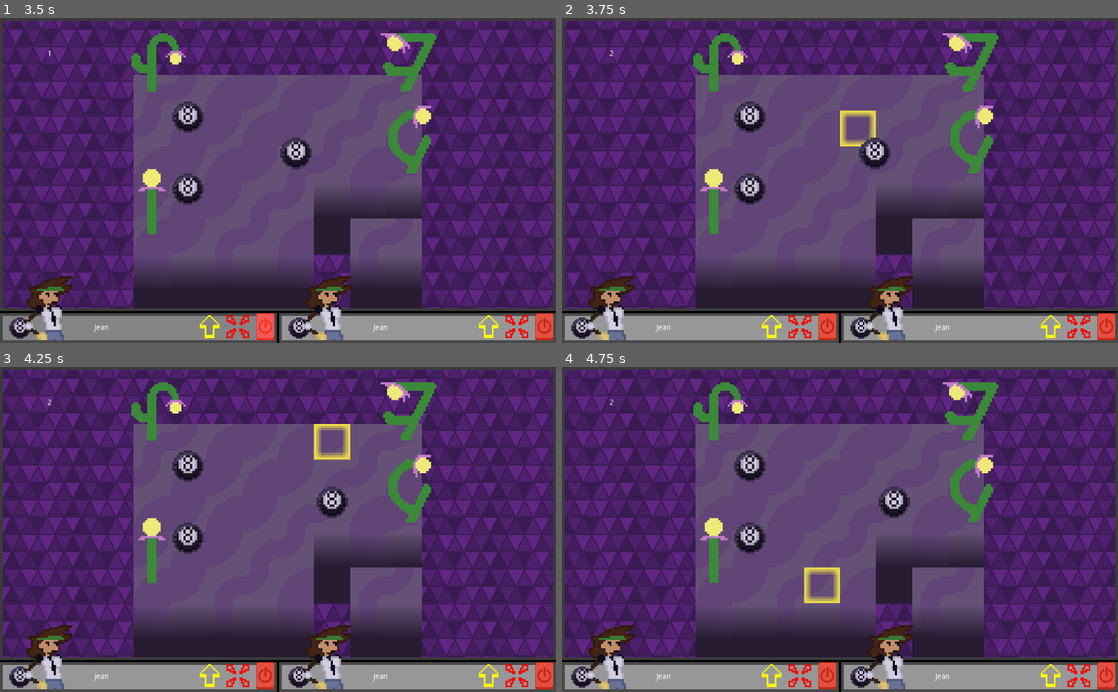
Above: before the commit, frames 1-4 (two rows, left to right).
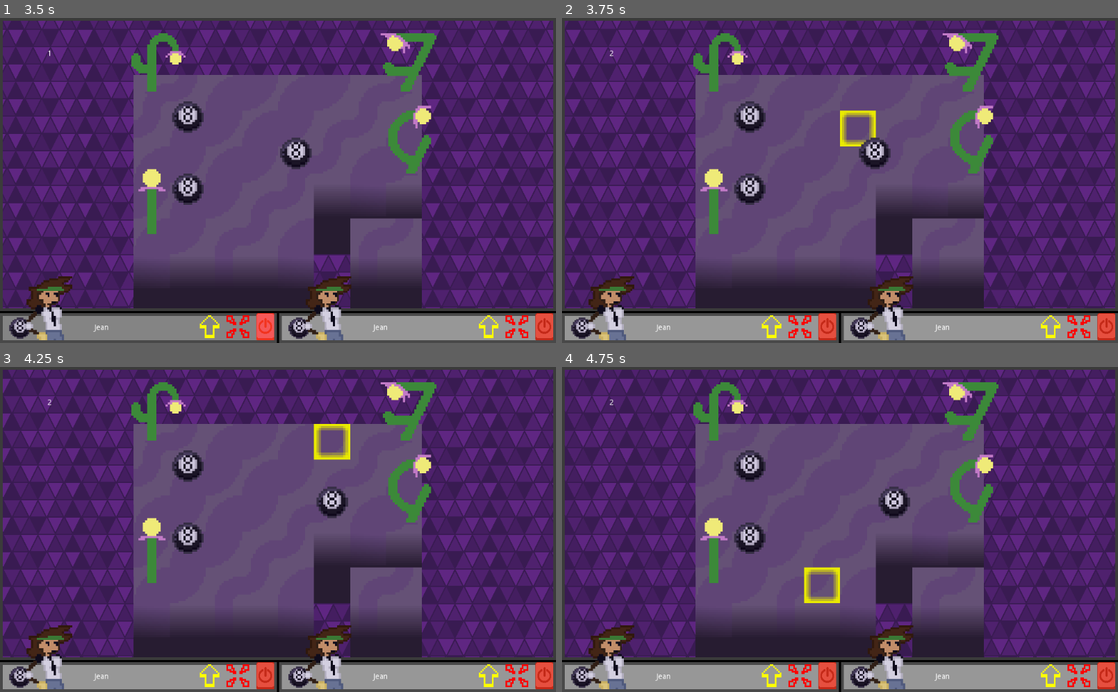
Above: after the commit, the same moments.

Repository: SomeSortOfSam/Metahedron
Game: Godot game, scene res://Scripts/Menu/Menu.tscn
The game is run twice, just before and just after one commit, with the same random seed, the same clock (stepped at 60 frames per second) and the same inputs.
Inputs (mouse positions are in pixels of both pictures, inside the frame that each line leads up to):
- Up to frame 1 (3.5 s): click (278, 261) at 0.5 s; click (266, 326) at 1.27 s; click (266, 326) at 2.02 s; click (266, 326) at 2.77 s
- Up to frame 2 (3.75 s): tap Enter at 3.5 s; drag from (840, 164) to (895, 109) at 3.52 s
- Up to frame 3 (4.25 s): no input
- Up to frame 4 (4.75 s): drag from (728, 545) to (812, 594) at 4.27 s

Frame 1 is identical in both runs. In frame 2, 0.4% of the frame differs, in the area x 50-57%, y 28-40%; in frame 3, 0.4%, in the area x 56-63%, y 17-29%; in frame 4, 0.4%.

Commit message:
Color glow used as indicator

Diff:
--- a/Assets/Window Sprites/ArrowLines.tres
+++ b/Assets/Interface Sprites/ArrowLines.tres
@@ -1,6 +1,7 @@
 [gd_resource type="TileSet" load_steps=2 format=2]
 
-[ext_resource path="res://Assets/Window Sprites/Arrowlines.png" type="Texture" id=1]
+[ext_resource path="res://Assets/Interface Sprites/Arrowlines.png" type="Texture" id=1]
+
 
 [resource]
 0/name = "Arrowlines.png 0"
--- a/Scripts/Primary/Interface/Bootstrap/Primary Loop Bootstrap.tscn
+++ b/Scripts/Primary/Interface/Bootstrap/Primary Loop Bootstrap.tscn
@@ -4,7 +4,7 @@
 [ext_resource path="res://Scripts/Primary/Interface/Bootstrap/PrimaryLoopBootstrap.gd" type="Script" id=2]
 [ext_resource path="res://Assets/Levels/Dusk Desert/TestLevel.tscn" type="PackedScene" id=3]
 [ext_resource path="res://Scripts/Primary/Interface/Cursors/WindowCursor.gd" type="Script" id=4]
-[ext_resource path="res://Assets/Levels/TileGlow.png" type="Texture" id=5]
+[ext_resource path="res://Assets/Interface Sprites/TileGlow.png" type="Texture" id=5]
 [ext_resource path="res://Scripts/Primary/Interface/Cursors/Cursor.gd" type="Script" id=6]
 [ext_resource path="res://Scripts/Primary/Interface/Bootstrap/PlayerUnitGUI.tscn" type="PackedScene" id=7]
 [ext_resource path="res://Scripts/Menu/ScrollingBackround.gd" type="Script" id=8]
@@ -73,7 +73,7 @@
 format = 1
 
 [node name="Cursor" type="Sprite" parent="VSplitContainer/Playspace/Body/MapScaler/TileMap"]
-modulate = Color( 1, 1, 1, 0 )
+modulate = Color( 0.992157, 1, 0, 0 )
 texture = ExtResource( 5 )
 script = ExtResource( 6 )
 
--- a/Scripts/Primary/Interface/MovementWindow/Body.tscn
+++ b/Scripts/Primary/Interface/MovementWindow/Body.tscn
@@ -6,9 +6,26 @@
 [ext_resource path="res://Scripts/Menu/ScrollingBackround.gd" type="Script" id=4]
 [ext_resource path="res://Assets/Levels/Tileset.tres" type="TileSet" id=5]
 [ext_resource path="res://Scripts/Primary/Interface/Cursors/WindowCursor.gd" type="Script" id=6]
-[ext_resource path="res://Assets/Window Sprites/ArrowLines.tres" type="TileSet" id=7]
+[ext_resource path="res://Assets/Interface Sprites/ArrowLines.tres" type="TileSet" id=7]
 [ext_resource path="res://Scripts/Primary/Interface/MovementWindow/Body.gd" type="Script" id=8]
 [ext_resource path="res://Scripts/Primary/Interface/Cursors/AttackRenderer.gd" type="Script" id=9]
+[ext_resource path="res://Assets/Interface Sprites/TileGlow.png" type="Texture" id=10]
+
+[sub_resource type="TileSet" id=1]
+0/name = "TileGlow"
+0/texture = ExtResource( 10 )
+0/tex_offset = Vector2( 0, 0 )
+0/modulate = Color( 1, 1, 1, 1 )
+0/region = Rect2( 0, 0, 16, 16 )
+0/tile_mode = 0
+0/occluder_offset = Vector2( 0, 0 )
+0/navigation_offset = Vector2( 0, 0 )
+0/shape_offset = Vector2( 0, 0 )
+0/shape_transform = Transform2D( 1, 0, 0, 1, 0, 0 )
+0/shape_one_way = false
+0/shape_one_way_margin = 0.0
+0/shapes = [  ]
+0/z_index = 0
 
 [node name="Body" type="Control"]
 show_behind_parent = true
@@ -65,7 +82,7 @@
 
 [node name="AttackRenderer" type="TileMap" parent="WindowCursor/TilemapContainer"]
 modulate = Color( 1, 0.537255, 0, 1 )
-tile_set = ExtResource( 7 )
+tile_set = SubResource( 1 )
 cell_size = Vector2( 16, 16 )
 cell_tile_origin = 1
 cell_y_sort = true
--- a/Scripts/Primary/Interface/MovementWindow/Movement Window.tscn
+++ b/Scripts/Primary/Interface/MovementWindow/Movement Window.tscn
@@ -4,7 +4,7 @@
 [ext_resource path="res://Scripts/Primary/Interface/MovementWindow/Movement Window.gd" type="Script" id=2]
 [ext_resource path="res://Scripts/Primary/Interface/MovementWindow/CombatMenu/CombatMenu.tscn" type="PackedScene" id=3]
 [ext_resource path="res://Scripts/Primary/Interface/MovementWindow/WindowMover.gd" type="Script" id=6]
-[ext_resource path="res://Assets/Window Sprites/WindowButtons.png" type="Texture" id=9]
+[ext_resource path="res://Assets/Interface Sprites/WindowButtons.png" type="Texture" id=9]
 [ext_resource path="res://Scripts/Primary/Interface/MovementWindow/CombatMenu/AttackButton.gd" type="Script" id=11]
 
 [sub_resource type="AtlasTexture" id=3]
--- a/Tests/Primary/feature_turns.gd
+++ b/Tests/Primary/feature_turns.gd
@@ -20,9 +20,9 @@
 	turn_manager._on_map_person_added(Person.new(Character.new(),!params))
 	watch_signals(turn_manager)
 	#Act
-	person.emit_signal("end_turn",0)
+	person.emit_signal("end_turn")
 	#Assert
-	assert_signal_not_emitted(turn_manager,"turn_ended")
+	assert_signal_emitted(turn_manager,"turn_ended")
 
 func test_turn_sequence(params = use_parameters([true,false])):
 	#Arrange
Renamed: Assets/Window Sprites/Arrowlines.png -> Assets/Interface Sprites/Arrowlines.png
Not shown, changed: Assets/Interface Sprites/Arrowlines.png.import
Binary file added: Assets/Interface Sprites/TileGlow.png
Not shown, changed: Assets/Interface Sprites/TileGlow.png.import
Renamed: Assets/Window Sprites/WindowButtons.png -> Assets/Interface Sprites/WindowButtons.png
Not shown, changed: Assets/Interface Sprites/WindowButtons.png.import
Binary file removed: Assets/Levels/TileGlow.png
Not shown: 1 places in Scripts/Primary/Interface/MovementWindow/Body.tscn that only renumber resources
